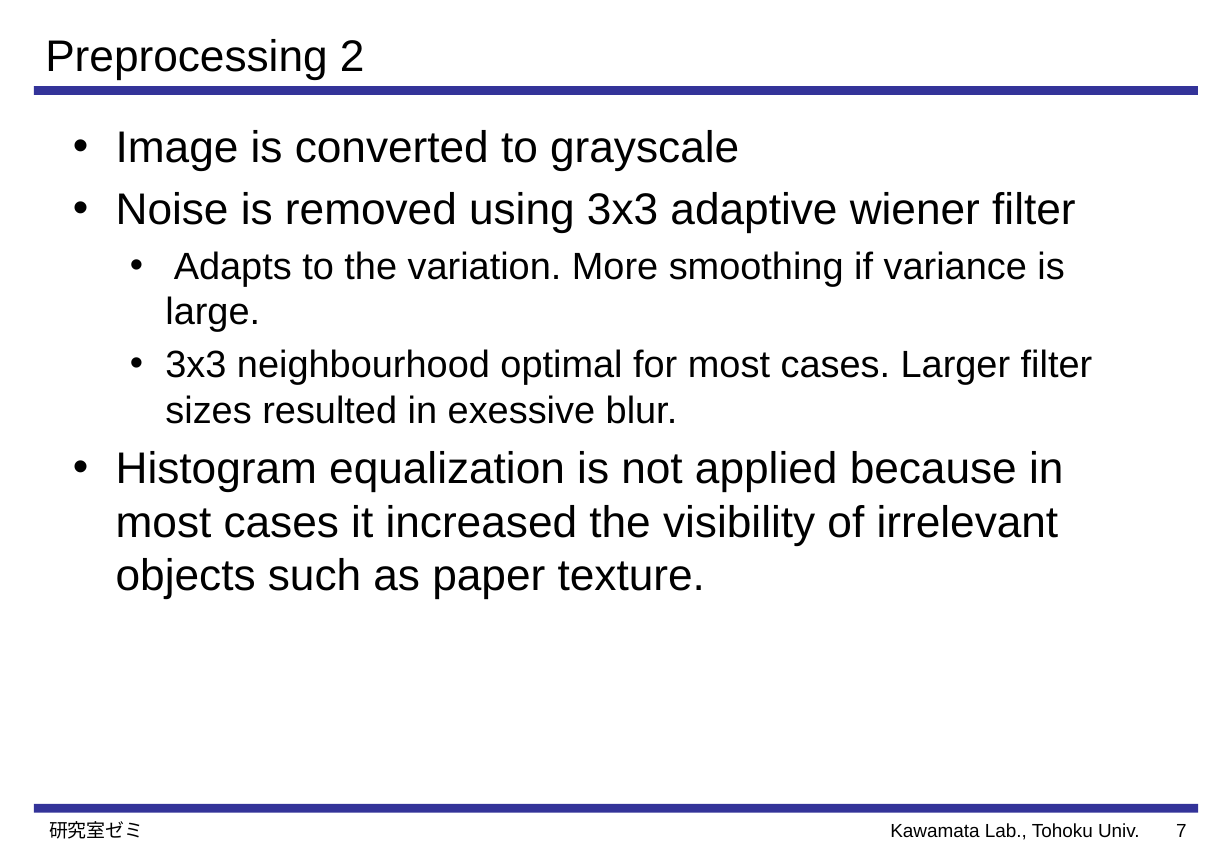
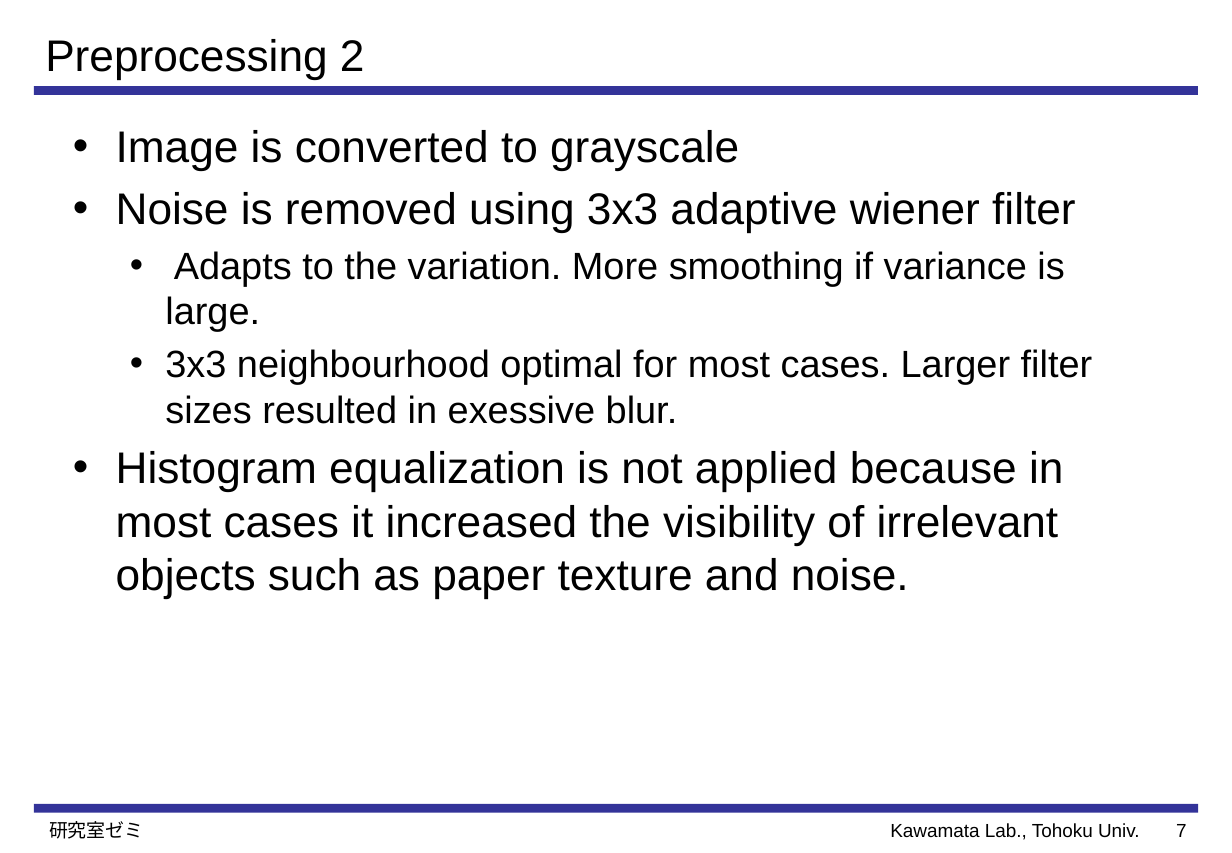
Before and after one commit to Perttu-/Handwriting-recognition, a slide deck: slide 8 of reports & presentations/Preprocessing and Feature Extraction for.pptx. Drawn at 1232x853 pixels with LibreOffice and Linux fonts; fonts in the diff are those of the drawing. Boxes give left, top, right and bottom in pixels: in the first picture for what was removed or moved away, otherwise in the second. Text is boxed around its words. In the diff, an @@ line names an element or a change of style, - is before the commit and + after.

```diff
--- a/reports & presentations/Preprocessing and Feature Extraction for.pptx
+++ b/reports & presentations/Preprocessing and Feature Extraction for.pptx
@@ text at [116, 451, 1063, 598]: text changed @@
-• Histogram equalization is not applied because in most cases it increased the visibility of irrelevant objects such as paper texture.
+• Histogram equalization is not applied because in most cases it increased the visibility of irrelevant objects such as paper texture and noise.
```
Also in this commit, not shown: 9 other slides changed, 12 slides added, 11 other files.
